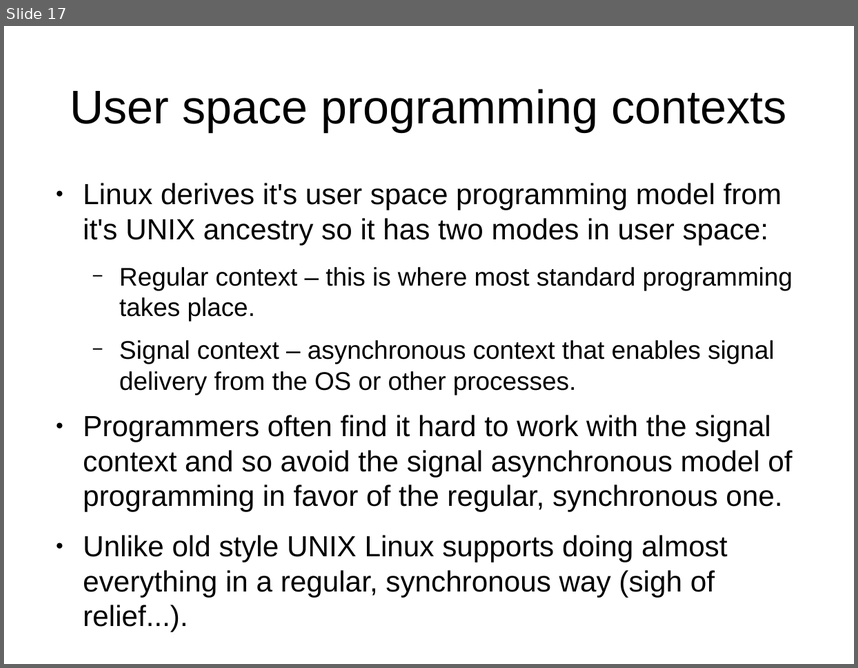
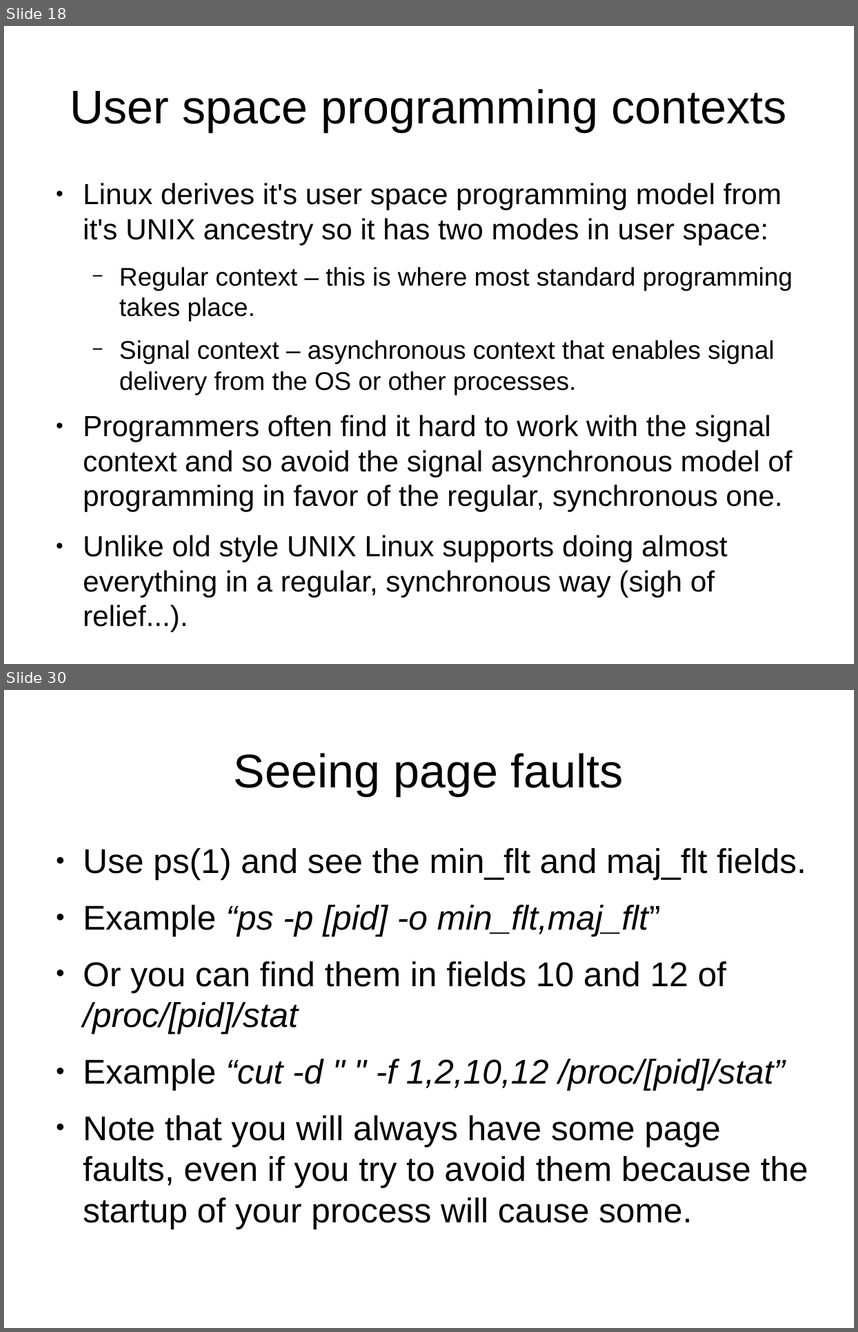
Before and after one commit to veltzer/demos-linux, a slide deck: doc/odp/linux_monitoring_and_debugging.odp. Shown one above the other, each under a label of ours: slide 17 before the commit, slides 18 and 30 after it; the slides between them are not shown. The pictures are 858x668 and 858x1332 pixels, drawn with LibreOffice and Linux fonts; fonts in the diff are those of the drawing. Boxes give left, top, right and bottom in pixels: in the first picture for what was removed or moved away, otherwise in the second. Text is boxed around its words. In the diff, an @@ line names an element or a change of style, - is before the commit and + after.

```diff
--- a/doc/odp/linux_monitoring_and_debugging.odp
+++ b/doc/odp/linux_monitoring_and_debugging.odp
@@ slide 30 added at (4,690,854,1328), background #FFFFFF @@
@@ title added at (234,753,624,796), 44 pt, text #000000 @@
+Seeing page faults
@@ text added at (83,848,809,1223), 32 pt, text #000000 @@
+● Use ps(1) and see the min_flt and maj_flt fields.
+● Example “ps -p [pid] -o min_flt,maj_flt”
+● Or you can find them in fields 10 and 12 of /proc/[pid]/stat
+● Example “cut -d " " -f 1,2,10,12 /proc/[pid]/stat”
+● Note that you will always have some page faults, even if you try to avoid them because the startup of your process will cause some.
@@ what was slide 17 is now slide 18 @@
```
Also in this commit, not shown: 14 other slides added.
